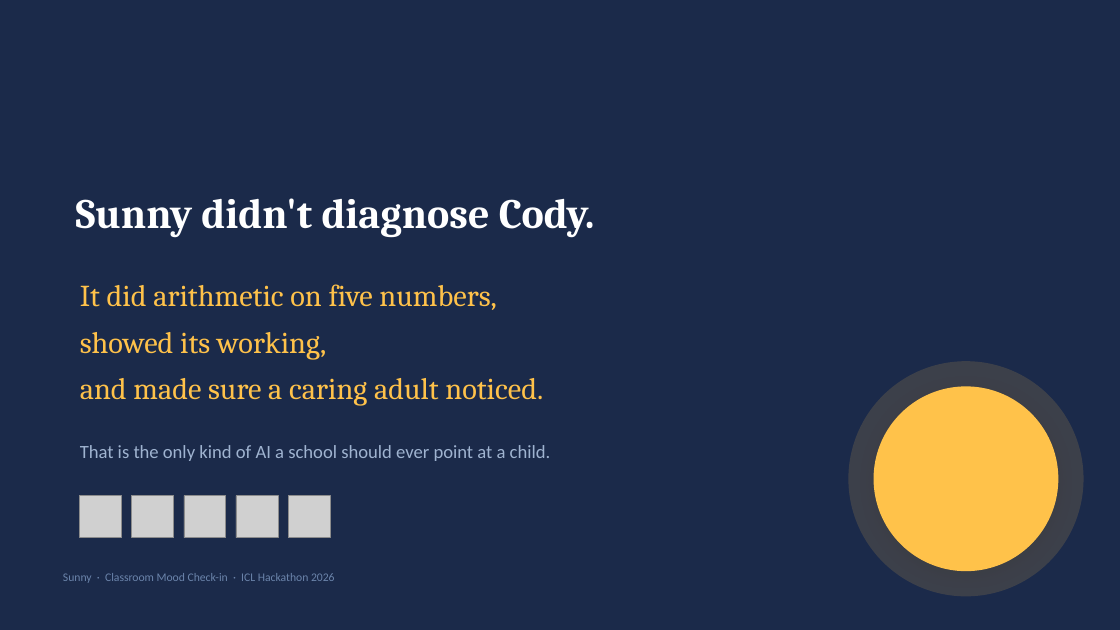
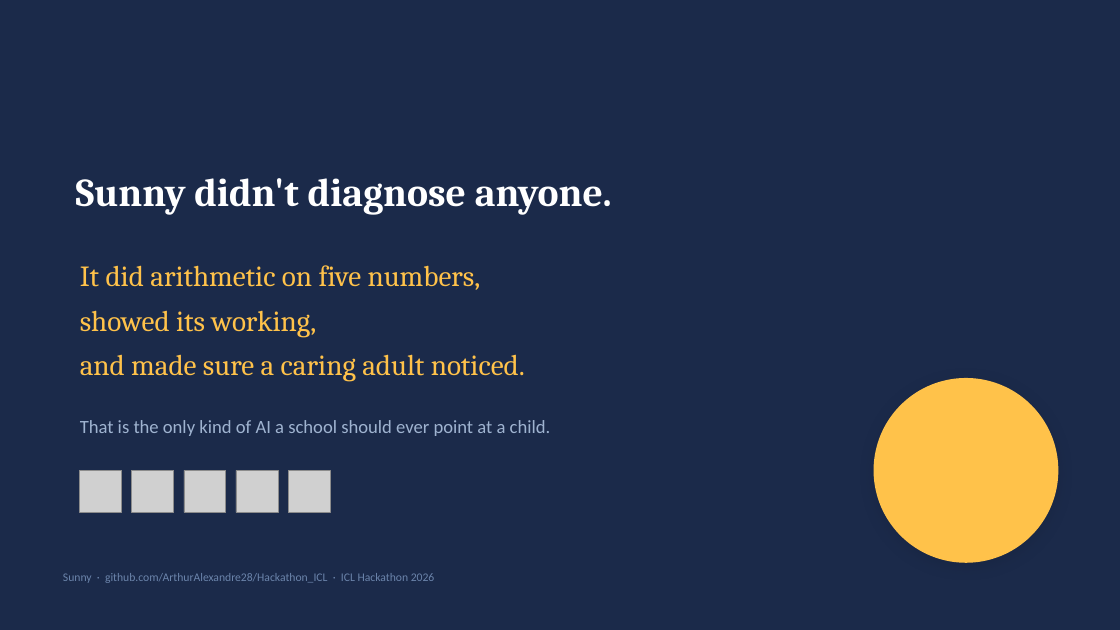
Before and after one commit to ArthurAlexandre28/Hackathon_ICL, a slide deck: slide 10 of Sunny-Pitch-Deck.pptx (slide 12 before the commit). Drawn at 1120x630 pixels with LibreOffice and Linux fonts; fonts in the diff are those of the drawing; grey boxes stand for pictures. Boxes give left, top, right and bottom in pixels: in the first picture for what was removed or moved away, otherwise in the second. Text is boxed around its words. In the diff, an @@ line names an element or a change of style, - is before the commit and + after.

```diff
--- a/Sunny-Pitch-Deck.pptx
+++ b/Sunny-Pitch-Deck.pptx
@@ text at bbox=[76, 178, 612, 215]: text changed; size 36 to 34 pt @@
-Sunny didn't diagnose Cody.
+Sunny didn't diagnose anyone.
@@ text "It did arithmetic on five ...": place and size @@
-text "It did arithmetic on five ..." at bbox=[80, 284, 543, 406]
+text "It did arithmetic on five ..." at bbox=[80, 265, 525, 382]
@@ text "It did arithmetic on five ..." at bbox=[80, 265, 525, 382]: size 26 to 25 pt; line spacing 40pt to 38pt @@
@@ ellipse removed at bbox=[849, 361, 1084, 597] @@
@@ ellipse: place and size @@
-ellipse at bbox=[874, 386, 1059, 571]
+ellipse at bbox=[874, 378, 1059, 563]
@@ 5 pictures, 1 text: place and size @@
-5 pictures, 1 text at bbox=[80, 445, 551, 538]
+5 pictures, 1 text at bbox=[80, 420, 551, 513]
@@ text at bbox=[63, 573, 435, 583]: text changed @@
-Sunny · Classroom Mood Check-in · ICL Hackathon 2026
+Sunny · github.com/ArthurAlexandre28/Hackathon_ICL · ICL Hackathon 2026
```
Also in this commit, not shown: 6 other slides changed, 3 slides added, 5 slides removed, 3 other files.
